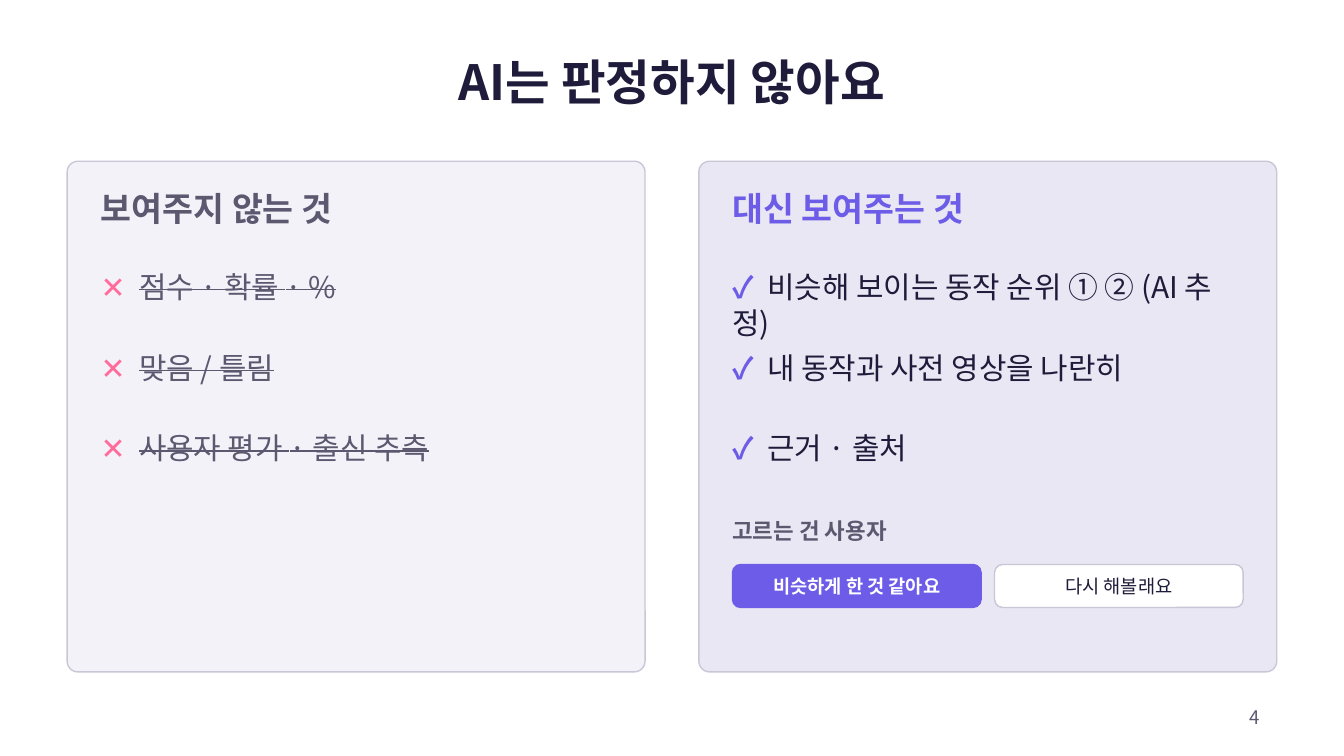
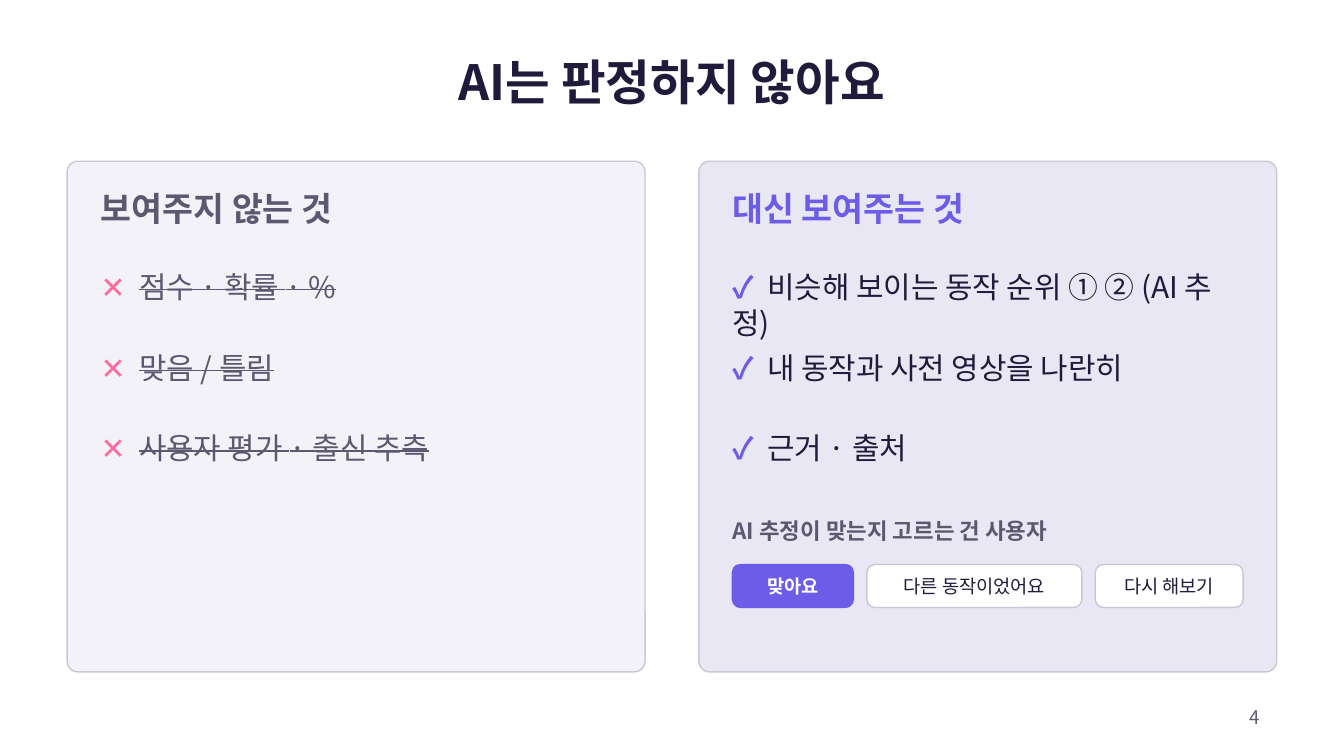
Before and after one commit to packsunjin/Graph, a slide deck: slide 4 of docs/sueo42-layout.pptx. Drawn at 1344x756 pixels with LibreOffice and Linux fonts; fonts in the diff are those of the drawing. Boxes give left, top, right and bottom in pixels: in the first picture for what was removed or moved away, otherwise in the second. Text is boxed around its words. In the diff, an @@ line names an element or a change of style, - is before the commit and + after.

```diff
--- a/docs/sueo42-layout.pptx
+++ b/docs/sueo42-layout.pptx
@@ text at [732, 520, 1047, 541]: text changed @@
-고르는 건 사용자
+AI 추정이 맞는지 고르는 건 사용자
@@ rounded rectangle "맞아요": place and size @@
-rounded rectangle "맞아요" at [732, 564, 981, 607]
+rounded rectangle "맞아요" at [732, 564, 853, 607]
@@ rounded rectangle "다른 동작이었어요": place and size @@
-rounded rectangle "다른 동작이었어요" at [995, 564, 1243, 607]
+rounded rectangle "다른 동작이었어요" at [867, 564, 1082, 607]
@@ rounded rectangle added at [1095, 564, 1243, 607], fill #FFFFFF, outline #C9C6D6 0.75 pt, 10 pt, text #1F1B3A @@
+다시 해보기
@@ text in rounded rectangle at [767, 577, 818, 595]: text changed @@
-비슷하게 한 것 같아요
+맞아요
@@ text in rounded rectangle at [904, 577, 1045, 595]: text changed @@
-다시 해볼래요
+다른 동작이었어요
```
Also in this commit, not shown: 1 other slide changed, 1 other file.
